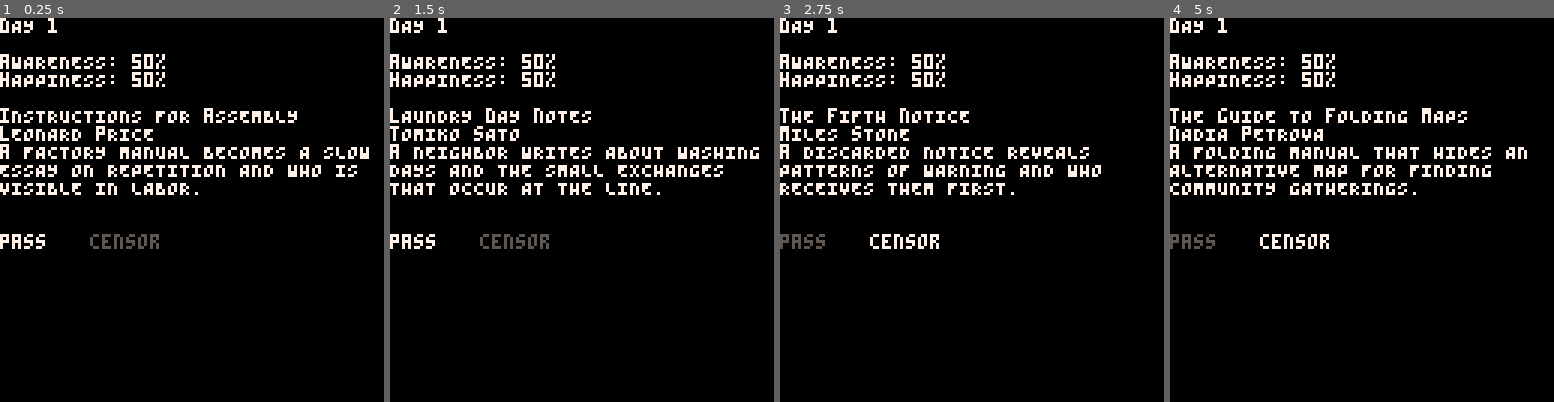
Above: before the commit, frames 1-4 (left to right).
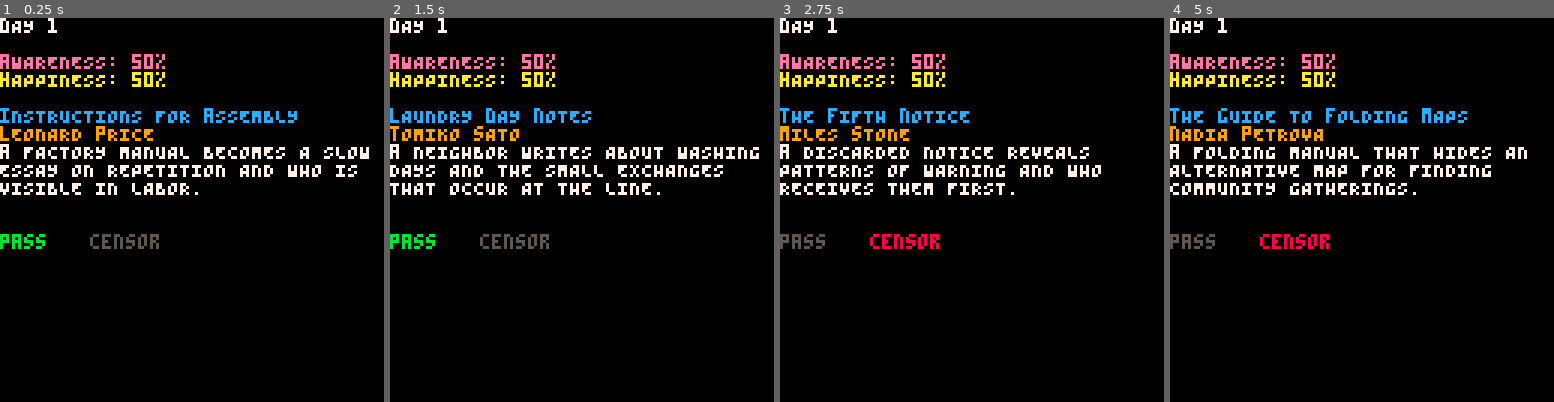
Above: after the commit, the same moments.

Repository: marco-vidali/dont_read_that_book
Game: PICO-8 cartridge dont_read_that_book.p8
The game is run twice, just before and just after one commit, with the same random seed, the same clock (stepped at 60 frames per second) and the same inputs.
Inputs:
- Up to frame 1 (0.25 s): no input
- Up to frame 2 (1.5 s): tap O (Z key) at 0.7 s
- Up to frame 3 (2.75 s): hold Right 1.6-2.1 s; tap O (Z key) at 1.7, 2.1, 2.5 s; hold Right from 2.47 s (still down)
- Up to frame 4 (5 s): tap O (Z key) every 0.4 s from 2.9 to 4.9 s; release Right at 3.03 s; hold Left 3.08-3.58 s; hold Right 4.02-4.68 s

The runs differ from the first frame. In frame 1, 3.2% of the frame differs, in the area x 0-78%, y 9-61%; in frame 2, 2.8%; in frame 3, 2.8%; in frame 4, 3.3%.

Commit message:
Change colors

Diff:
--- a/scripts/show_book.lua
+++ b/scripts/show_book.lua
@@ -41,18 +41,18 @@
 
     print("dAY " .. day, 0, 0, 7)
 
-    print("aWARENESS: " .. awareness .. "%", 0, 12, 7)
-    print("hAPPINESS: " .. happiness .. "%", 0, 18, 7)
+    print("aWARENESS: " .. awareness .. "%", 0, 12, 14)
+    print("hAPPINESS: " .. happiness .. "%", 0, 18, 10)
 
-    print_wrapped(book.title, 0, 30, 7, 128)
-    print_wrapped(book.author, 0, 36, 7, 128)
+    print_wrapped(book.title, 0, 30, 12, 128)
+    print_wrapped(book.author, 0, 36, 9, 128)
     print_wrapped(book.synopsis, 0, 42, 7, 128)
 
     if choice == 1 then
-        print("pass", 0, 72, 7)
+        print("pass", 0, 72, 11)
         print("censor", 30, 72, 5)
     elseif choice == 2 then
         print("pass", 0, 72, 5)
-        print("censor", 30, 72, 7)
+        print("censor", 30, 72, 8)
     end
 end
